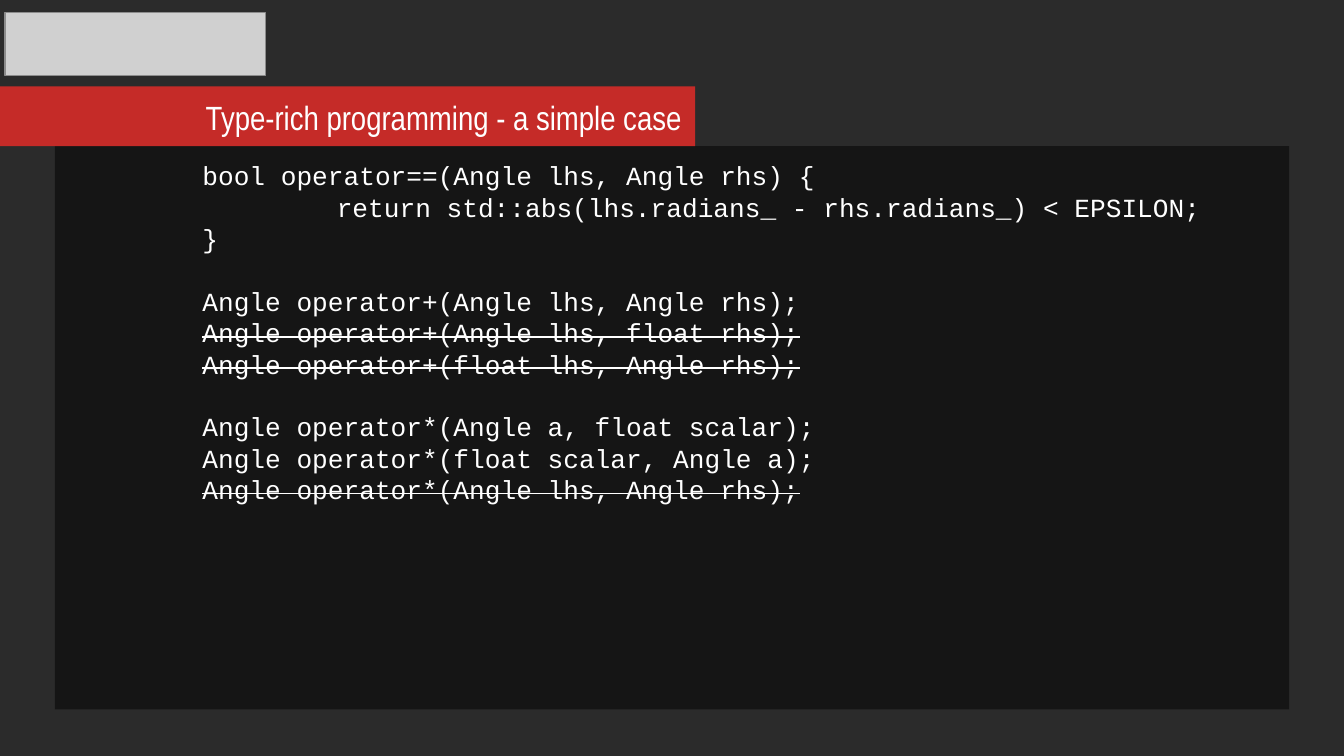
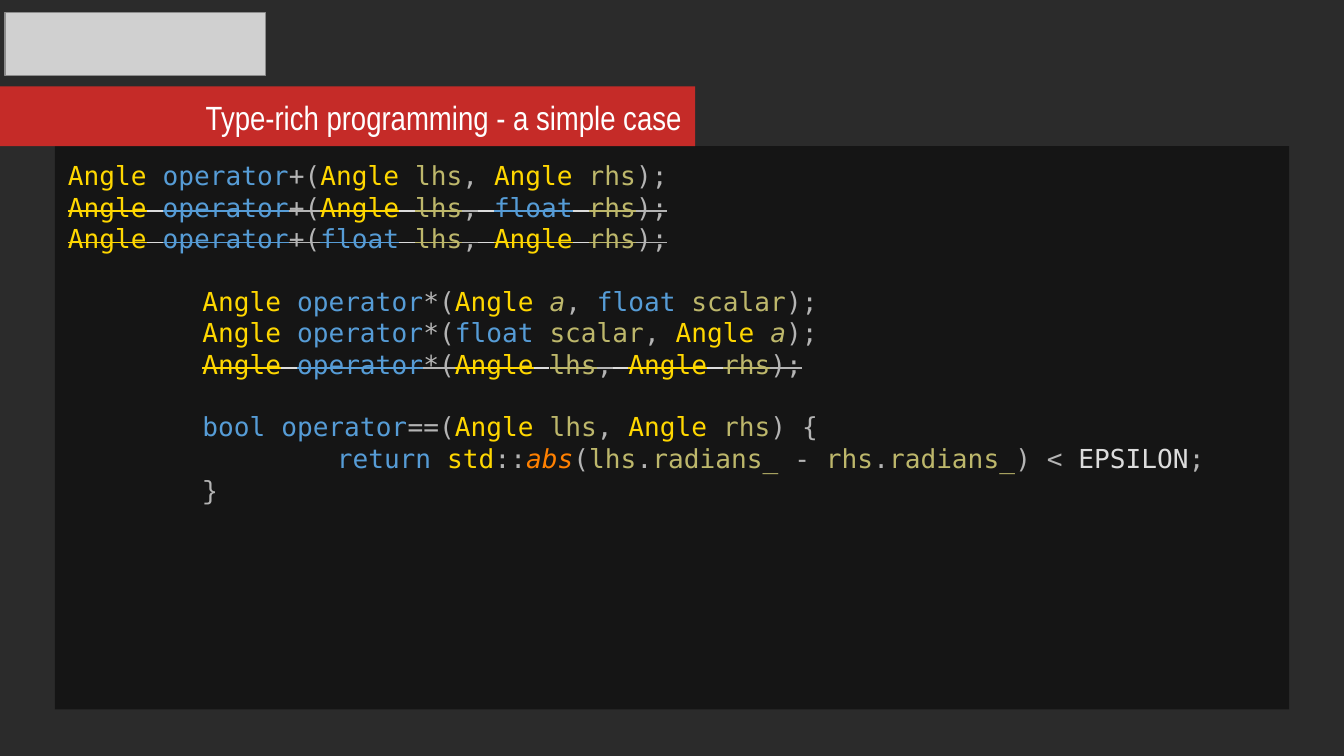
Before and after one commit to mikosz/type-safety, a slide deck: slide 10 of ask-not-what-you-can-do-for-the-compiler.odp (slide 13 before the commit). Drawn at 1344x756 pixels with LibreOffice and Linux fonts; fonts in the diff are those of the drawing; grey boxes stand for pictures; background and template pictures are left out; a plain dark background stands for a picture behind light text. Boxes give left, top, right and bottom in pixels: in the first picture for what was removed or moved away, otherwise in the second. Text is boxed around its words. In the diff, an @@ line names an element or a change of style, - is before the commit and + after.

Commit message:
Updated code listings for Angle

```diff
--- a/ask-not-what-you-can-do-for-the-compiler.odp
+++ b/ask-not-what-you-can-do-for-the-compiler.odp
@@ text in rectangle at (68, 165, 817, 379): font Courier New to DejaVu Sans Mono in "Angle operator+(Angle lhs, Angle rhs);", "Angle operator+(Angle lhs, float rhs);", "Angle operator+(float lhs, Angle rhs);", "Angle operator*(Angle a, float scalar);" and 2 more places; text colour #FFFFFF to #FFD700 in "Angle operator+(Angle Angle", "Angle operator+(Angle", "Angle Angle", "Angle operator*(Angle" and 2 more places; text colour #FFFFFF to #569CD6 in "operator+(Angle", "operator+(Angle float", "operator+(float", "operator*(Angle float" and 2 more places; text colour #FFFFFF to #B4B4B4 in "operator+(Angle lhs, rhs);", "operator+(Angle lhs, rhs);", "operator+(float lhs, rhs);", "operator*(Angle a, scalar);" and 2 more places; text colour #FFFFFF to #BDB76B in "lhs, rhs);", "lhs, rhs);", "lhs, rhs);", "a, scalar);" and 2 more places; italic on in "a,", "a);"; indent changed @@
@@ text in rectangle at (202, 167, 1200, 223): paragraphs removed @@
-bool operator==(Angle lhs, Angle rhs) {
-return std::abs(lhs.radians_ - rhs.radians_) < EPSILON;
-}
@@ text in rectangle at (202, 416, 1204, 472): paragraphs added @@
+bool operator==(Angle lhs, Angle rhs) {
+return std::abs(lhs.radians_ - rhs.radians_) < EPSILON;
+}
```
Also in this commit, not shown: 4 other slides changed, 1 slide added, 5 slides removed.
